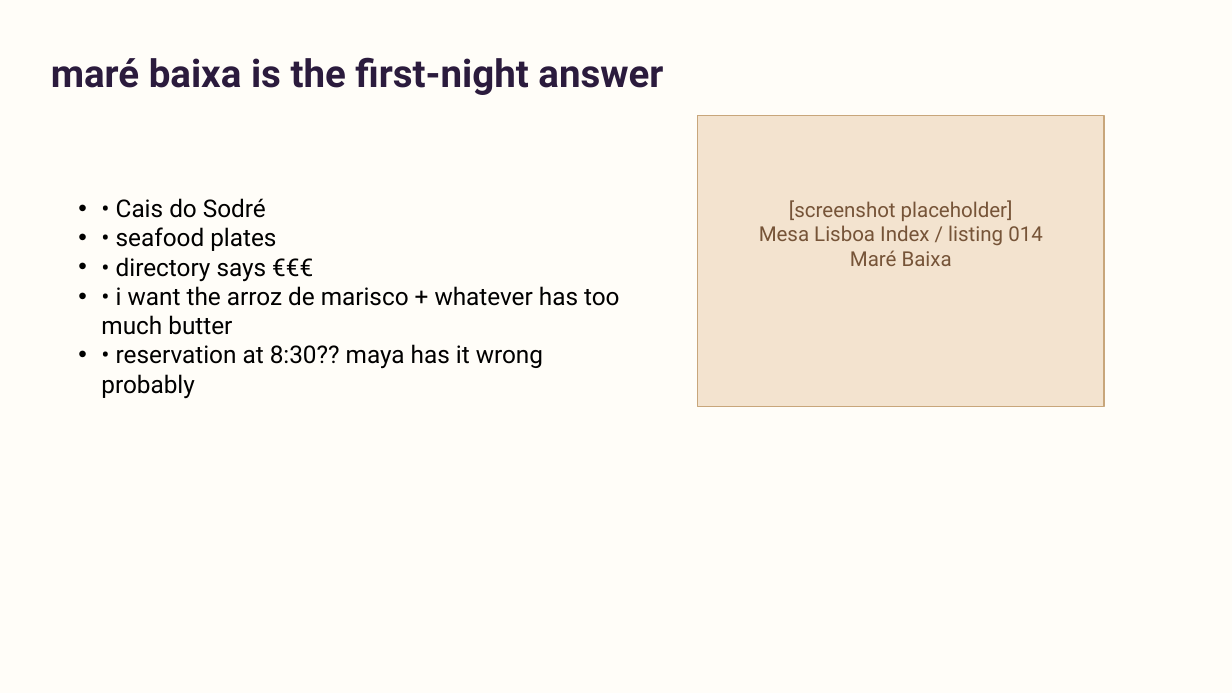
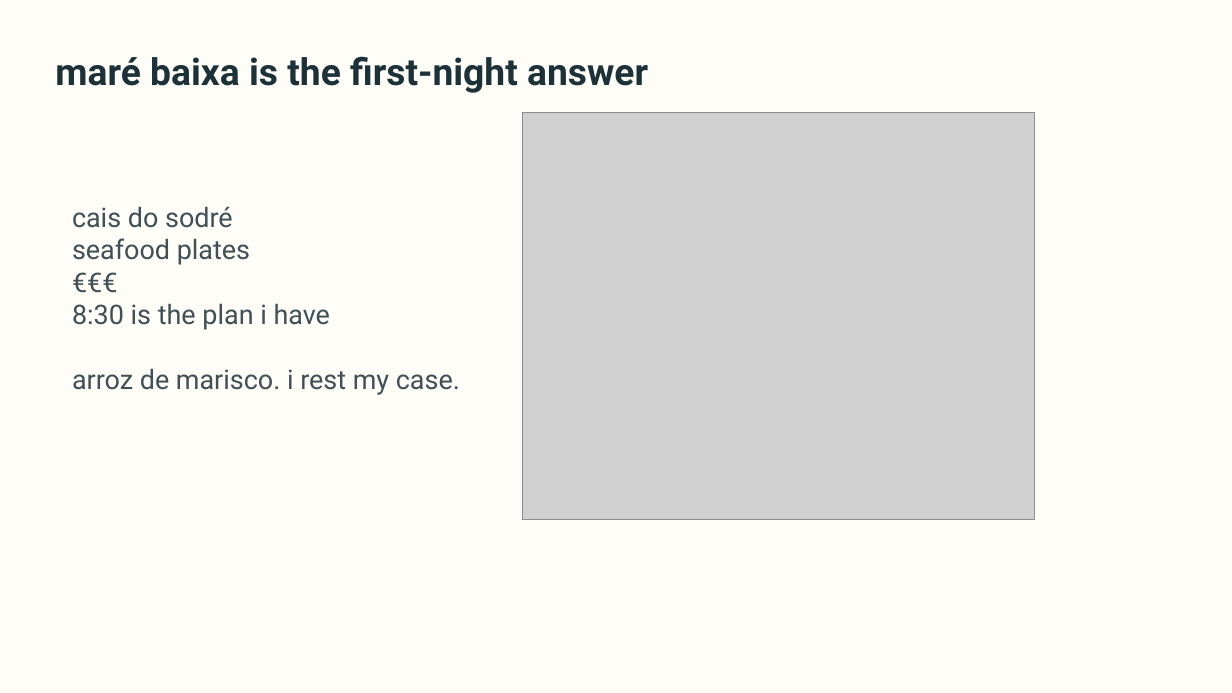
Before and after one commit to guneetsingh097/LisbonDemo, a slide deck: slide 2 of planning-documents/priya-food-and-activity-pitch.pptx. Drawn at 1232x693 pixels with LibreOffice and Linux fonts; fonts in the diff are those of the drawing; grey boxes stand for pictures. Boxes give left, top, right and bottom in pixels: in the first picture for what was removed or moved away, otherwise in the second. Text is boxed around its words. In the diff, an @@ line names an element or a change of style, - is before the commit and + after.

```diff
--- a/planning-documents/priya-food-and-activity-pitch.pptx
+++ b/planning-documents/priya-food-and-activity-pitch.pptx
@@ text "maré baixa is the first-night ..." at (55, 56, 648, 93): size 30 to 29 pt, text colour #2B1B3D to #1C3238 @@
@@ picture added at (522, 113, 1035, 519) @@
@@ rectangle removed at (698, 116, 1104, 407) @@
@@ text at (72, 206, 460, 395): text changed; size 19 to 21 pt; text colour #000000 to #405055 @@
-• • Cais do Sodré
-• • seafood plates
-• • directory says €€€
-• • i want the arroz de marisco + whatever has too much butter
-• • reservation at 8:30?? maya has it wrong probably
+cais do sodré
+seafood plates
+€€€
+8:30 is the plan i have
+arroz de marisco. i rest my case.
@@ text removed at (759, 200, 1043, 266) @@
-[screenshot placeholder]
-Mesa Lisboa Index / listing 014
-Maré Baixa
```
Also in this commit, not shown: 5 other slides changed, 1 slide added, 1 slide removed, 9 other files.
